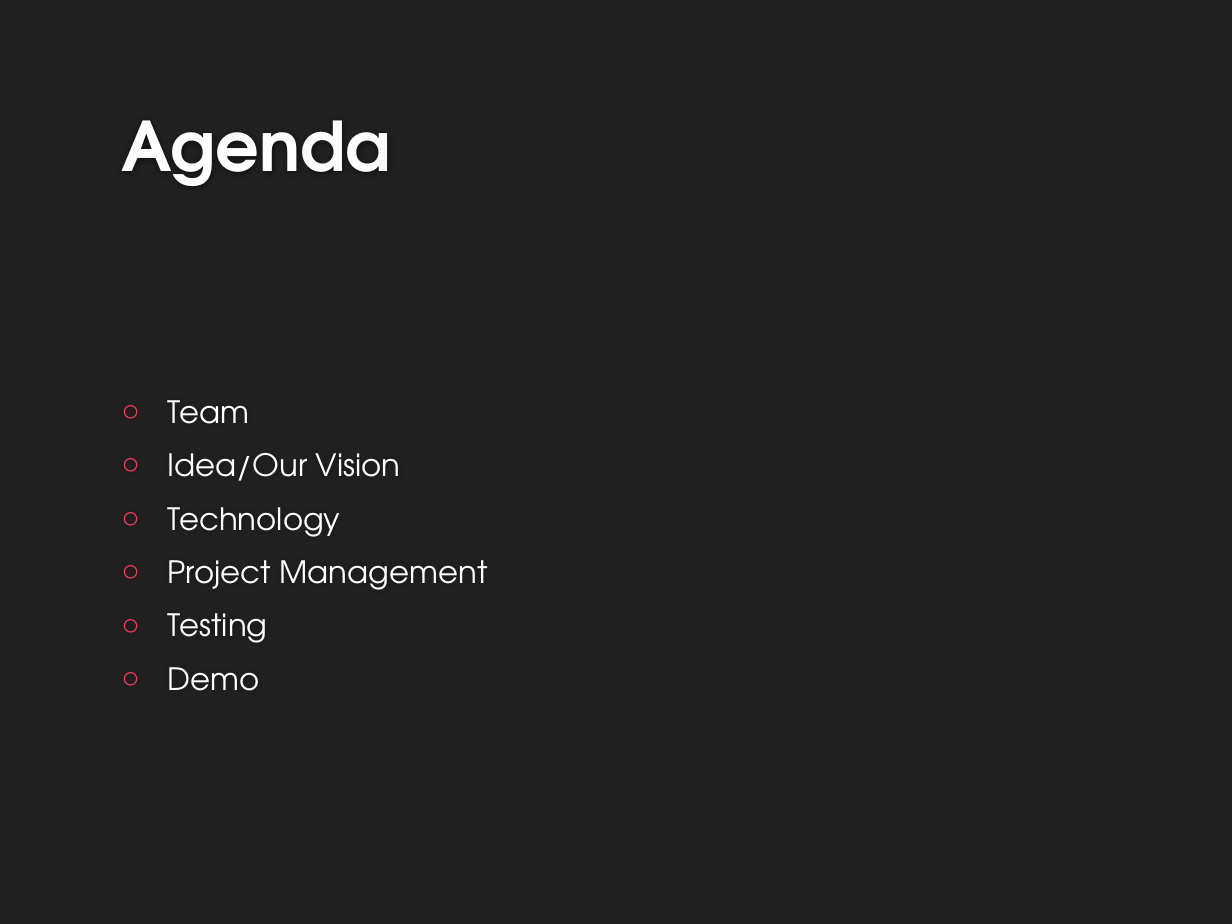
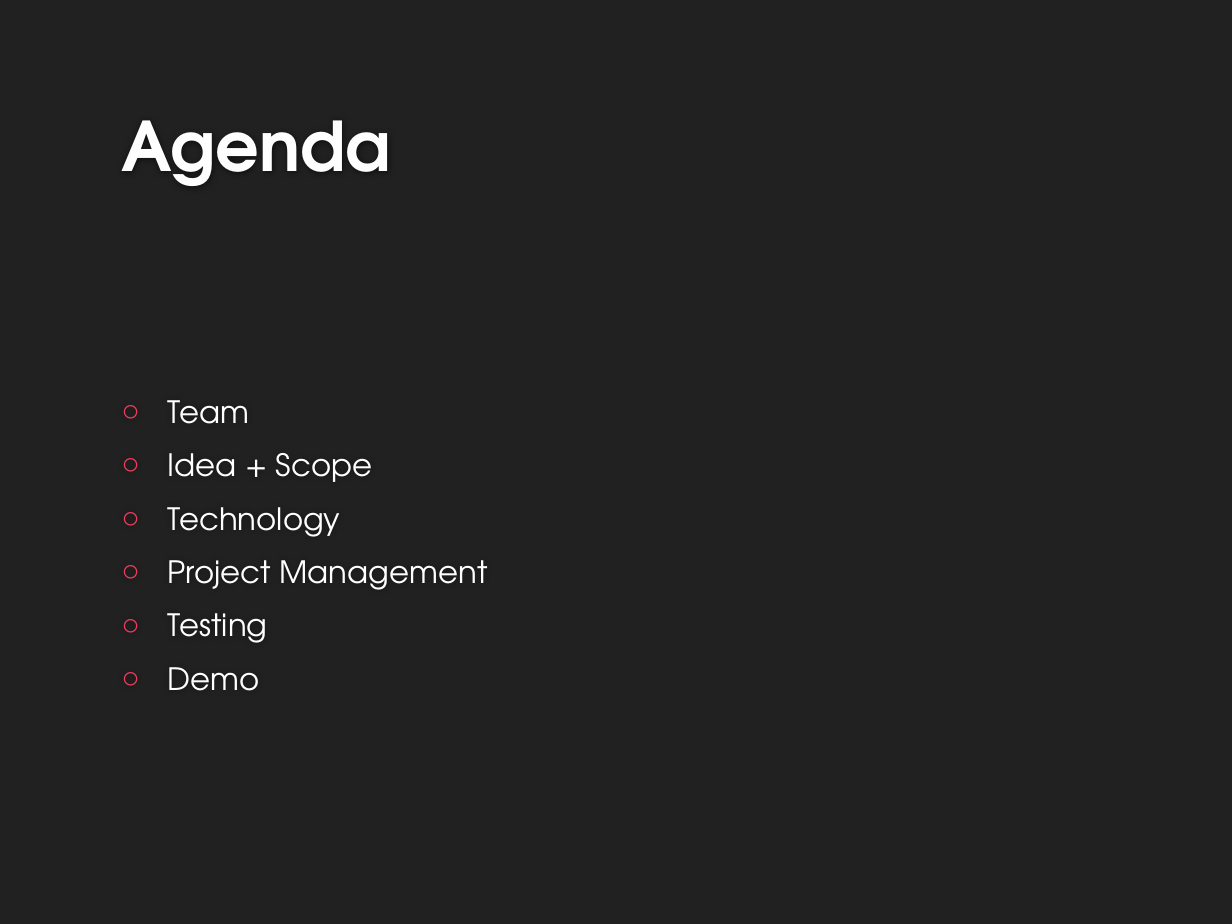
Before and after one commit to Kathamii/TINF15B4MCJI, a slide deck: slide 2 of docs/MidTermSE.pptx. Drawn at 1232x924 pixels with LibreOffice and Linux fonts; fonts in the diff are those of the drawing; background and template pictures are left out. Boxes give left, top, right and bottom in pixels: in the first picture for what was removed or moved away, otherwise in the second. Text is boxed around its words. In the diff, an @@ line names an element or a change of style, - is before the commit and + after.

```diff
--- a/docs/MidTermSE.pptx
+++ b/docs/MidTermSE.pptx
@@ text at bbox=[168, 453, 372, 482]: text changed @@
-○ Idea/Our Vision
+○ Idea + Scope
```
Also in this commit, not shown: 7 other slides changed, 5 slides added, 2 slides removed, 1 other file.
